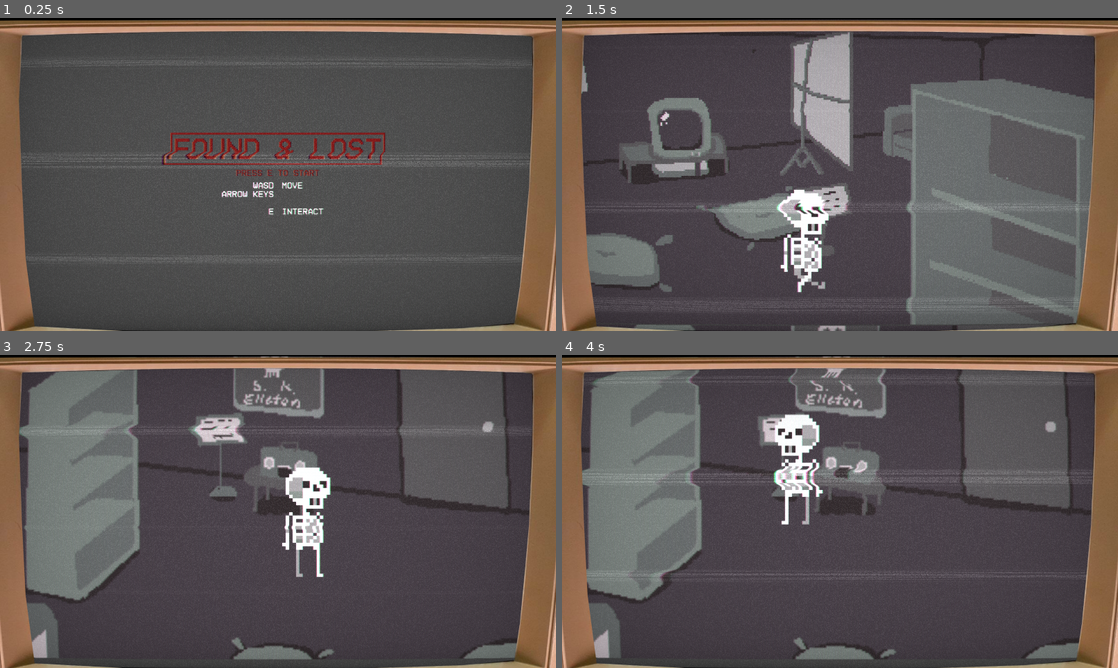
Above: before the commit, frames 1-4 (two rows, left to right).
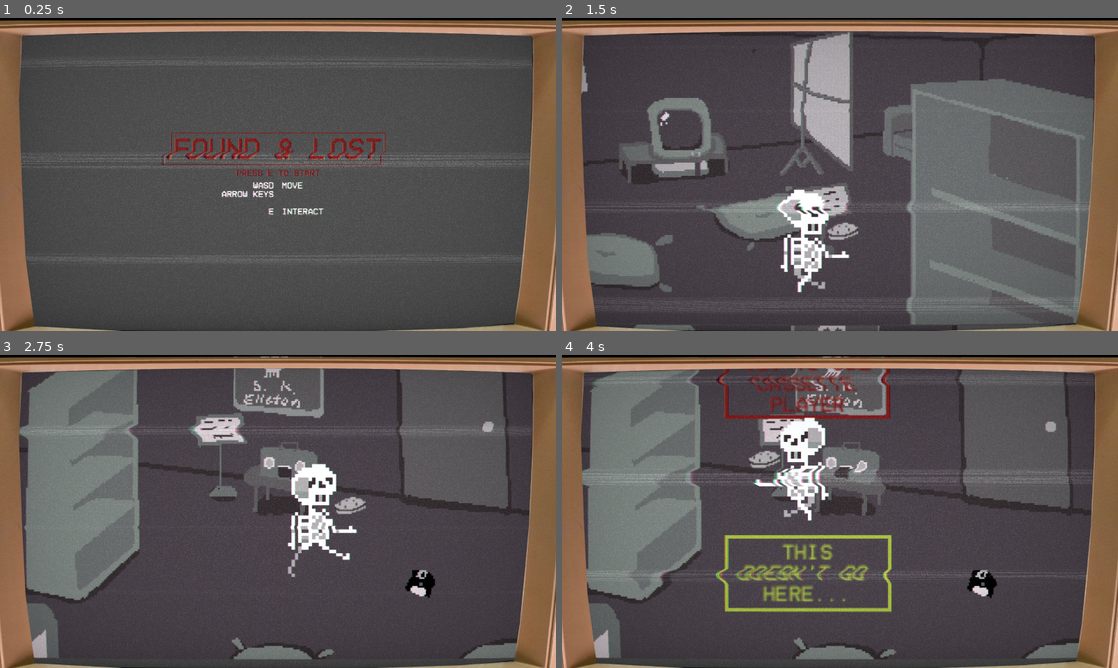
Above: after the commit, the same moments.

Repository: bruttosozial/FoundAndLost
Game: Godot game, scene res://Scenes/CCTVcontainer.tscn
Two runs of this game, one before a commit and one after it. Both use one fixed random seed, a clock stepped at 60 frames per second and the inputs below. The engine's default icon, where the game draws it, is replaced by a stand-in: a white triangle on a blue panel in a dark square. Video files are missing from this copy of the repository; at most half a second of black plays in their place. Sound files missing from this copy of the repository are replaced by a short silence.
Inputs:
- Up to frame 1 (0.25 s): no input
- Up to frame 2 (1.5 s): tap E (interact) at 0.5, 0.6, 1.35 s; hold D (right) 0.53-1.28 s; hold S (down) from 1.28 s (still down)
- Up to frame 3 (2.75 s): release S (down) at 2.03 s; hold D (right) from 2.03 s (still down); tap E (interact) at 2.1 s
- Up to frame 4 (4 s): release D (right) at 2.78 s; hold W (up) 2.78-3.53 s; tap E (interact) at 2.85, 3.6 s; hold Left (left) from 3.53 s (still down)

The runs differ from the first frame. In frame 1, 0.3% of the frame differs, in the area x 29-70%, y 36-47%; in frame 2, 0.3%; in frame 3, 2.4%; in frame 4, 6.3%, in the area x 6-89%, y 0-97%.

Commit message:
Items and stations are in!!

Diff:
--- a/Resources/footage_deleted.tres
+++ b/Resources/footage_deleted.tres
@@ -8,10 +8,10 @@
 content_margin_right = 0.0
 content_margin_bottom = 0.0
 bg_color = Color(0.101960786, 0.101960786, 0.101960786, 0)
-border_width_left = 5
-border_width_top = 5
-border_width_right = 5
-border_width_bottom = 5
+border_width_left = 2
+border_width_top = 2
+border_width_right = 2
+border_width_bottom = 2
 border_color = Color(0.7176471, 0, 0, 1)
 corner_detail = 5
 
--- a/Resources/ui_feedback_theme.tres
+++ b/Resources/ui_feedback_theme.tres
@@ -8,10 +8,10 @@
 content_margin_right = 0.0
 content_margin_bottom = 0.0
 bg_color = Color(0.101960786, 0.101960786, 0.101960786, 0)
-border_width_left = 5
-border_width_top = 5
-border_width_right = 5
-border_width_bottom = 5
+border_width_left = 2
+border_width_top = 2
+border_width_right = 2
+border_width_bottom = 2
 border_color = Color(0.6901961, 0.84705883, 0, 1)
 corner_detail = 5
 
--- a/Scenes/Skelly.tscn
+++ b/Scenes/Skelly.tscn
@@ -133,8 +133,9 @@
 script = ExtResource("1_ltsch")
 
 [node name="CollisionShape2D" type="CollisionPolygon2D" parent="." unique_id=1462013392]
-position = Vector2(-4, -7)
-polygon = PackedVector2Array(8.333334, 26.666668, -9.666667, 27.333334, 7.3333335, 28.666668, -11, 27.333334)
+position = Vector2(-4, -59.43611)
+scale = Vector2(1, 2.791667)
+polygon = PackedVector2Array(12, 27.021889, 12, 29.887562, 1.3333333, 29.887562, -12, 29.887562, -12, 27.021889)
 
 [node name="ItemSprite2D" type="Sprite2D" parent="." unique_id=1224661117]
 visible = false
@@ -153,47 +154,47 @@
 anchors_preset = 2
 anchor_top = 1.0
 anchor_bottom = 1.0
-offset_left = -112.0
-offset_top = -88.0
-offset_right = 106.0
-offset_bottom = -55.0
+offset_left = -48.0
+offset_top = -58.666668
+offset_right = 47.33333
+offset_bottom = -40.000004
 grow_vertical = 0
 theme = ExtResource("4_smh3g")
 
 [node name="MarginContainer" type="MarginContainer" parent="InteractionHelp" unique_id=1817398628]
+layout_mode = 2
+theme_override_constants/margin_left = 2
+theme_override_constants/margin_top = 2
+theme_override_constants/margin_right = 2
+theme_override_constants/margin_bottom = 2
+
+[node name="RichTextLabel" type="RichTextLabel" parent="InteractionHelp/MarginContainer" unique_id=290549815]
+layout_mode = 2
+theme = ExtResource("4_smh3g")
+theme_override_font_sizes/normal_font_size = 12
+text = "[E] INTERACT"
+fit_content = true
+horizontal_alignment = 1
+vertical_alignment = 1
+
+[node name="FeedbackHelp" type="PanelContainer" parent="." unique_id=1846521798]
+visible = false
+offset_left = -48.0
+offset_top = 26.666666
+offset_right = 48.0
+offset_bottom = 58.666664
+theme = ExtResource("4_tlx6r")
+
+[node name="MarginContainer" type="MarginContainer" parent="FeedbackHelp" unique_id=4581559]
 layout_mode = 2
 theme_override_constants/margin_left = 5
 theme_override_constants/margin_top = 4
 theme_override_constants/margin_right = 5
 theme_override_constants/margin_bottom = 4
 
-[node name="RichTextLabel" type="RichTextLabel" parent="InteractionHelp/MarginContainer" unique_id=290549815]
-layout_mode = 2
-theme = ExtResource("4_smh3g")
-theme_override_font_sizes/normal_font_size = 25
-text = "[E] INTERACT"
-fit_content = true
-horizontal_alignment = 1
-vertical_alignment = 1
-
-[node name="FeedbackHelp" type="PanelContainer" parent="." unique_id=1846521798]
-visible = false
-offset_left = -112.0
-offset_top = 40.0
-offset_right = 106.0
-offset_bottom = 73.0
-theme = ExtResource("4_tlx6r")
-
-[node name="MarginContainer" type="MarginContainer" parent="FeedbackHelp" unique_id=4581559]
-layout_mode = 2
-theme_override_constants/margin_left = 5
-theme_override_constants/margin_top = 4
-theme_override_constants/margin_right = 5
-theme_override_constants/margin_bottom = 4
-
 [node name="RichTextLabel" type="RichTextLabel" parent="FeedbackHelp/MarginContainer" unique_id=1463493344]
 layout_mode = 2
-theme_override_font_sizes/normal_font_size = 25
+theme_override_font_sizes/normal_font_size = 12
 text = "something happened"
 fit_content = true
 horizontal_alignment = 1
--- a/Scenes/main.tscn
+++ b/Scenes/main.tscn
@@ -8,7 +8,19 @@
 [ext_resource type="Texture2D" uid="uid://bhrqryukoduwv" path="res://Assets/Screens/backgrounds/ProjectorViewBackground.png" id="8_ynf5e"]
 [ext_resource type="Texture2D" uid="uid://cg7lugcoj6iv5" path="res://Assets/Screens/backgrounds/ProjectorViewForeground.png" id="9_hptm8"]
 [ext_resource type="PackedScene" uid="uid://ga62wh6tp1sf" path="res://Scenes/boundary.tscn" id="9_ynf5e"]
+[ext_resource type="Script" uid="uid://cqwkfip48jcms" path="res://Scripts/Interaction System/interaction_controller.gd" id="10_fdnlq"]
 [ext_resource type="Texture2D" uid="uid://c4vkgasqugxcb" path="res://Assets/Screens/backgrounds/ComputerViewbackground.png" id="11_d1ilt"]
+[ext_resource type="PackedScene" uid="uid://bgfal12hurkah" path="res://Scenes/item.tscn" id="11_jkdf5"]
+[ext_resource type="Resource" uid="uid://dd83h02c8trhs" path="res://Data/Items/cassette_item.tres" id="12_wsu2k"]
+[ext_resource type="Texture2D" uid="uid://cwdie4xchlk2" path="res://Assets/Items/ComputerViewCassete.png" id="13_k12tt"]
+[ext_resource type="Resource" uid="uid://dn4osqfp0ctc7" path="res://Data/Items/floppy_disk_item.tres" id="14_h1bgf"]
+[ext_resource type="PackedScene" uid="uid://lmwovq6lfo6m" path="res://Scenes/station.tscn" id="14_jkdf5"]
+[ext_resource type="Texture2D" uid="uid://cbkyyro8ogj4w" path="res://Assets/Items/BoomBoxViewFloppyDisc.png" id="15_b3802"]
+[ext_resource type="Resource" uid="uid://cdvqvftetn8f0" path="res://Data/Stations/cassette_player_station.tres" id="15_wsu2k"]
+[ext_resource type="Texture2D" uid="uid://63qs8kcex1wr" path="res://Assets/Items/ConsoleViewFilmRoll.png" id="16_fevyy"]
+[ext_resource type="Resource" uid="uid://dyvrvxreyy4mp" path="res://Data/Items/film_reel_item.tres" id="16_hibaj"]
+[ext_resource type="Resource" uid="uid://cm5fs8hcpjvyt" path="res://Data/Stations/old_pc_station.tres" id="18_b3802"]
+[ext_resource type="Resource" uid="uid://bxu1vnm2ub1yv" path="res://Data/Stations/film_projector_station.tres" id="21_pdsj5"]
 
 [sub_resource type="GDScript" id="GDScript_hptm8"]
 script/source = "extends Area2D
@@ -26,6 +38,21 @@
 script/source = "extends Area2D
 "
 
+[sub_resource type="RectangleShape2D" id="RectangleShape2D_wsu2k"]
+size = Vector2(95, 72)
+
+[sub_resource type="RectangleShape2D" id="RectangleShape2D_fevyy"]
+size = Vector2(104, 98)
+
+[sub_resource type="RectangleShape2D" id="RectangleShape2D_k12tt"]
+size = Vector2(148.85715, 143.9375)
+
+[sub_resource type="RectangleShape2D" id="RectangleShape2D_h1bgf"]
+size = Vector2(436, 352.5)
+
+[sub_resource type="RectangleShape2D" id="RectangleShape2D_hibaj"]
+size = Vector2(402, 209)
+
 [node name="Main" type="Node2D" unique_id=312324733]
 script = ExtResource("1_d1ilt")
 
@@ -38,7 +65,6 @@
 [node name="tvWallBoundary" type="StaticBody2D" parent="ConsoleView" unique_id=1847157749]
 
 [node name="CollisionPolygon2D" type="CollisionPolygon2D" parent="ConsoleView/tvWallBoundary" unique_id=54515065]
-visible = false
 polygon = PackedVector2Array(-157.33333, -5.3333282, -127.99999, -5.3333282, -122.66666, 8, -63.999992, 2.6666718, -63.999992, -10.666664, -23.999985, -16, -29.333328, -77.333336, -160, -80)
 
 [node name="perspectiveChange" type="Area2D" parent="ConsoleView" unique_id=1950825462]
@@ -60,6 +86,7 @@
 polygon = PackedVector2Array(-23.999985, 13.333336, -21.333328, 29.333336, -13.333328, 29.333336, -15.999985, 48, -5.3333282, 48, -7.9999847, 29.333336, 8.000015, 24, 2.6666718, 8)
 
 [node name="ProjectorViewBackground" type="Sprite2D" parent="." unique_id=1249924910]
+texture_filter = 1
 position = Vector2(1424, 272.00006)
 scale = Vector2(3, 2.988889)
 texture = ExtResource("8_ynf5e")
@@ -93,6 +120,7 @@
 polygon = PackedVector2Array(-77.33331, -26.765816, -122.66666, -37.472137, -117.33331, -2.2888184e-05)
 
 [node name="ComputerViewbackground" type="Sprite2D" parent="." unique_id=734123802]
+texture_filter = 1
 position = Vector2(1428, 811)
 scale = Vector2(3.025, 2.988889)
 texture = ExtResource("11_d1ilt")
@@ -118,6 +146,7 @@
 polygon = PackedVector2Array(-23.801636, -85.65057, 153.38846, -64.23793, 55.5372, -88.32715, -15.867767, -96.35689)
 
 [node name="BoomBoxViewBackground" type="Sprite2D" parent="." unique_id=2053195635]
+texture_filter = 1
 position = Vector2(464, 799.99994)
 scale = Vector2(2.95, 2.9444444)
 texture = ExtResource("7_344ge")
@@ -136,6 +165,12 @@
 [node name="CollisionShape2D" type="CollisionPolygon2D" parent="BoomBoxViewBackground/StaticBody2D" unique_id=1884293793]
 polygon = PackedVector2Array(157.28813, 2.7170105, 27.118637, -10.867889, 16.27118, 5.4339905, -16.271194, 3.0517578e-05, -21.694916, -19.01883, -81.355934, -27.16977, -81.355934, 24.45285, -116.61017, 54.33966, -157.28813, 81.50946, -157.28813, -92.37732, 159.99998, -86.94336)
 
+[node name="ProjectorViewForeground" type="Sprite2D" parent="." unique_id=1095207937]
+texture_filter = 1
+position = Vector2(1528.0001, 280.00003)
+scale = Vector2(1.6874994, 1.761111)
+texture = ExtResource("9_hptm8")
+
 [node name="Skell" parent="." unique_id=1846132312 instance=ExtResource("1_jjgbg")]
 position = Vector2(192, 360)
 
@@ -175,7 +210,6 @@
 position = Vector2(-78, 1078)
 
 [node name="transitionCamera" type="Camera2D" parent="." unique_id=59504772]
-visible = false
 position = Vector2(472, 272)
 scale = Vector2(3, 3)
 zoom = Vector2(2, 2)
@@ -211,7 +245,7 @@
 position = Vector2(1368, 792)
 
 [node name="camera2SpawnPos6" type="Node2D" parent="." unique_id=1795080976]
-position = Vector2(1168, 288)
+position = Vector2(1221, 288)
 
 [node name="camera2SpawnPos7" type="Node2D" parent="." unique_id=1878576443]
 position = Vector2(344, 952)
@@ -225,10 +259,71 @@
 [node name="camera2SpawnPos10" type="Node2D" parent="." unique_id=192063440]
 position = Vector2(256, 408)
 
-[node name="ProjectorViewForeground" type="Sprite2D" parent="." unique_id=1095207937]
-position = Vector2(1528.0001, 280.00003)
-scale = Vector2(1.6874994, 1.761111)
-texture = ExtResource("9_hptm8")
+[node name="InteractionController" type="Node2D" parent="." unique_id=1800761327 node_paths=PackedStringArray("player")]
+script = ExtResource("10_fdnlq")
+player = NodePath("../Skell")
+
+[node name="ItemCassette" parent="InteractionController" unique_id=2104666413 node_paths=PackedStringArray("player") instance=ExtResource("11_jkdf5")]
+position = Vector2(1834, 355)
+item_res = ExtResource("12_wsu2k")
+player = NodePath("../../Skell")
+
+[node name="Sprite2D" parent="InteractionController/ItemCassette" index="0" unique_id=1042199959]
+scale = Vector2(3, 3)
+texture = ExtResource("13_k12tt")
+
+[node name="CollisionShape2D" parent="InteractionController/ItemCassette" index="1" unique_id=1290531663]
+position = Vector2(2.5, 3)
+shape = SubResource("RectangleShape2D_wsu2k")
+
+[node name="ItemFloppyDisk" parent="InteractionController" unique_id=754705030 node_paths=PackedStringArray("player") instance=ExtResource("11_jkdf5")]
+position = Vector2(710, 934)
+item_res = ExtResource("14_h1bgf")
+player = NodePath("../../Skell")
+
+[node name="Sprite2D" parent="InteractionController/ItemFloppyDisk" index="0" unique_id=1042199959]
+scale = Vector2(3, 3)
+texture = ExtResource("15_b3802")
+
+[node name="CollisionShape2D" parent="InteractionController/ItemFloppyDisk" index="1" unique_id=1290531663]
+position = Vector2(3, 1)
+shape = SubResource("RectangleShape2D_fevyy")
+
+[node name="ItemFilmRoll" parent="InteractionController" unique_id=1322681370 node_paths=PackedStringArray("player") instance=ExtResource("11_jkdf5")]
+position = Vector2(343, 442)
+item_res = ExtResource("16_hibaj")
+player = NodePath("../../Skell")
+
+[node name="Sprite2D" parent="InteractionController/ItemFilmRoll" index="0" unique_id=1042199959]
+scale = Vector2(3, 3)
+texture = ExtResource("16_fevyy")
+
+[node name="StationCassettePlayer" parent="InteractionController" unique_id=282472610 node_paths=PackedStringArray("player") instance=ExtResource("14_jkdf5")]
+position = Vector2(458, 768)
+station_res = ExtResource("15_wsu2k")
+player = NodePath("../../Skell")
+
+[node name="CollisionShape2D" parent="InteractionController/StationCassettePlayer" index="1" unique_id=795924382]
+position = Vector2(16.200012, -9.119995)
+scale = Vector2(1.4, 1.28)
+shape = SubResource("RectangleShape2D_k12tt")
+
+[node name="StationOldPC" parent="InteractionController" unique_id=1902235249 node_paths=PackedStringArray("player") instance=ExtResource("14_jkdf5")]
+station_res = ExtResource("18_b3802")
+player = NodePath("../../Skell")
+
+[node name="CollisionShape2D" parent="InteractionController/StationOldPC" index="1" unique_id=795924382]
+position = Vector2(1662, 867.75)
+shape = SubResource("RectangleShape2D_h1bgf")
+
+[node name="StationFilmProjector" parent="InteractionController" unique_id=1376998300 node_paths=PackedStringArray("player") instance=ExtResource("14_jkdf5")]
+position = Vector2(1472, 356)
+station_res = ExtResource("21_pdsj5")
+player = NodePath("../../Skell")
+
+[node name="CollisionShape2D" parent="InteractionController/StationFilmProjector" index="1" unique_id=795924382]
+position = Vector2(104, -4.5)
+shape = SubResource("RectangleShape2D_hibaj")
 
 [connection signal="body_entered" from="ConsoleView/perspectiveChange" to="." method="_on_perspective_change_body_entered"]
 [connection signal="body_entered" from="ConsoleView/perspectiveChange1_1" to="." method="_on_perspective_change_1_1_body_entered"]
@@ -240,3 +335,10 @@
 [connection signal="body_entered" from="secondPerspective" to="transitionCamera" method="_on_second_perspective_body_entered"]
 [connection signal="body_entered" from="thirdPerspective" to="transitionCamera" method="_on_third_perspective_body_entered"]
 [connection signal="body_entered" from="fourthPerspective" to="transitionCamera" method="_on_fourth_perspective_body_entered"]
+
+[editable path="InteractionController/ItemCassette"]
+[editable path="InteractionController/ItemFloppyDisk"]
+[editable path="InteractionController/ItemFilmRoll"]
+[editable path="InteractionController/StationCassettePlayer"]
+[editable path="InteractionController/StationOldPC"]
+[editable path="InteractionController/StationFilmProjector"]
--- a/Scenes/station.tscn
+++ b/Scenes/station.tscn
@@ -10,6 +10,7 @@
 script = ExtResource("1_e18ms")
 
 [node name="Sprite2D" type="Sprite2D" parent="." unique_id=997017612]
+visible = false
 texture = ExtResource("3_ovdsu")
 
 [node name="CollisionShape2D" type="CollisionShape2D" parent="." unique_id=795924382]
--- a/Scripts/Interaction System/interactable.gd
+++ b/Scripts/Interaction System/interactable.gd
@@ -20,9 +20,11 @@
 	pass
 
 func _on_body_entered(body: Node2D) -> void:
-	in_range = true
-	range_entered.emit(self)
+	if body.name == "Skell":
+		in_range = true
+		range_entered.emit(self)
 
 func _on_body_exited(body: Node2D) -> void:
-	in_range = false
-	range_exited.emit()
+	if body.name == "Skell":
+		in_range = false
+		range_exited.emit()
